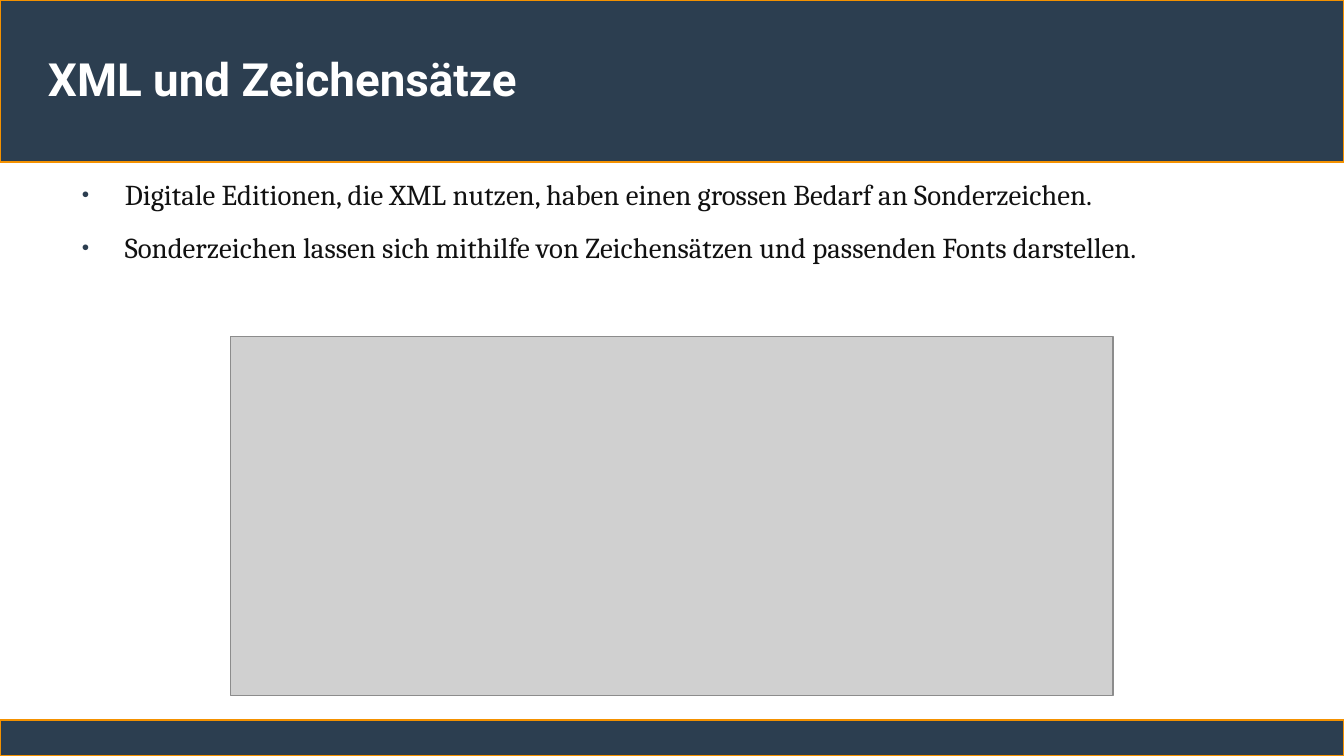
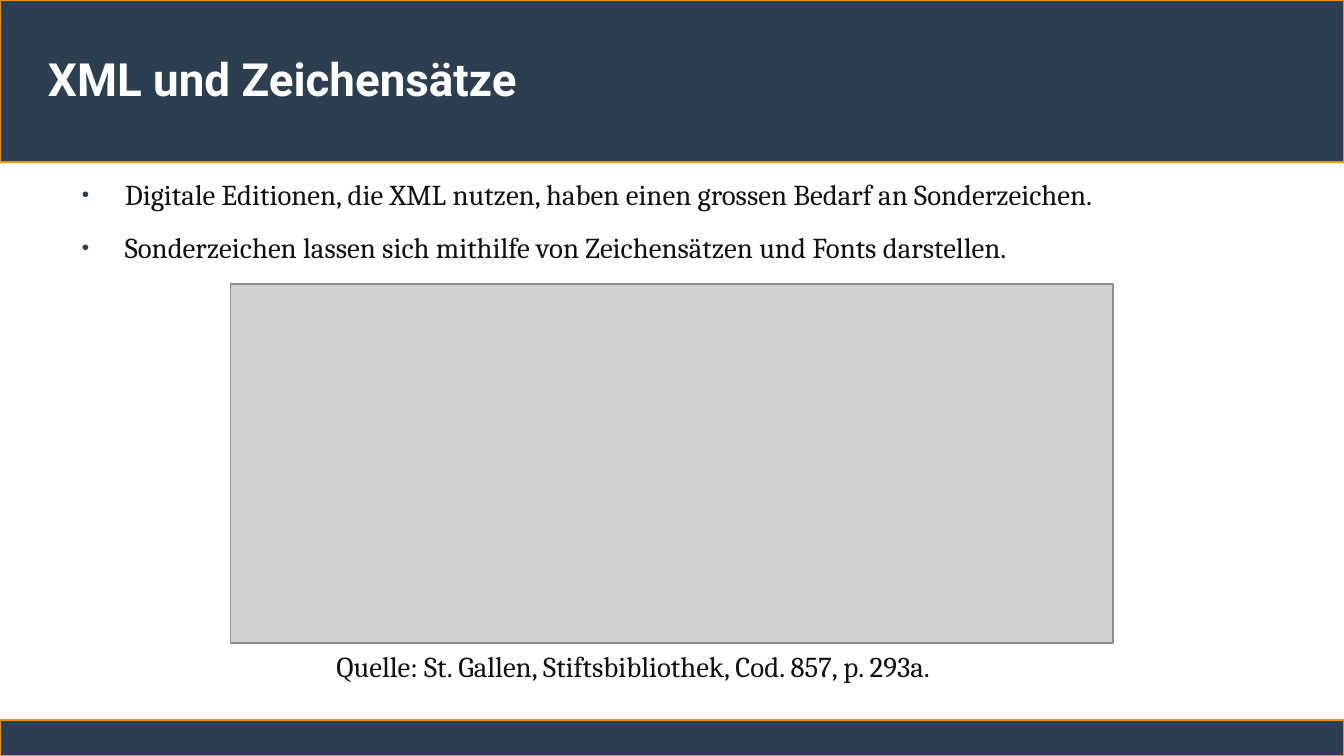
Before and after one commit to ChristianSonderUniSG/xml-kurs, a slide deck: slide 17 of sitzung_2/sitzung_2.odp. Drawn at 1344x756 pixels with LibreOffice and Linux fonts; fonts in the diff are those of the drawing; grey boxes stand for pictures. Boxes give left, top, right and bottom in pixels: in the first picture for what was removed or moved away, otherwise in the second. Text is boxed around its words. In the diff, an @@ line names an element or a change of style, - is before the commit and + after.

```diff
--- a/sitzung_2/sitzung_2.odp
+++ b/sitzung_2/sitzung_2.odp
@@ text at [125,237,1006,683]: text changed @@
-● Sonderzeichen lassen sich mithilfe von Zeichensätzen und passenden Fonts darstellen.
+● Sonderzeichen lassen sich mithilfe von Zeichensätzen und Fonts darstellen.
+Quelle: St. Gallen, Stiftsbibliothek, Cod. 857, p. 293a.
@@ picture: place and size @@
-picture at [231,337,1113,696]
+picture at [231,284,1113,644]
```
Also in this commit, not shown: 15 other slides changed, 1 other file.
